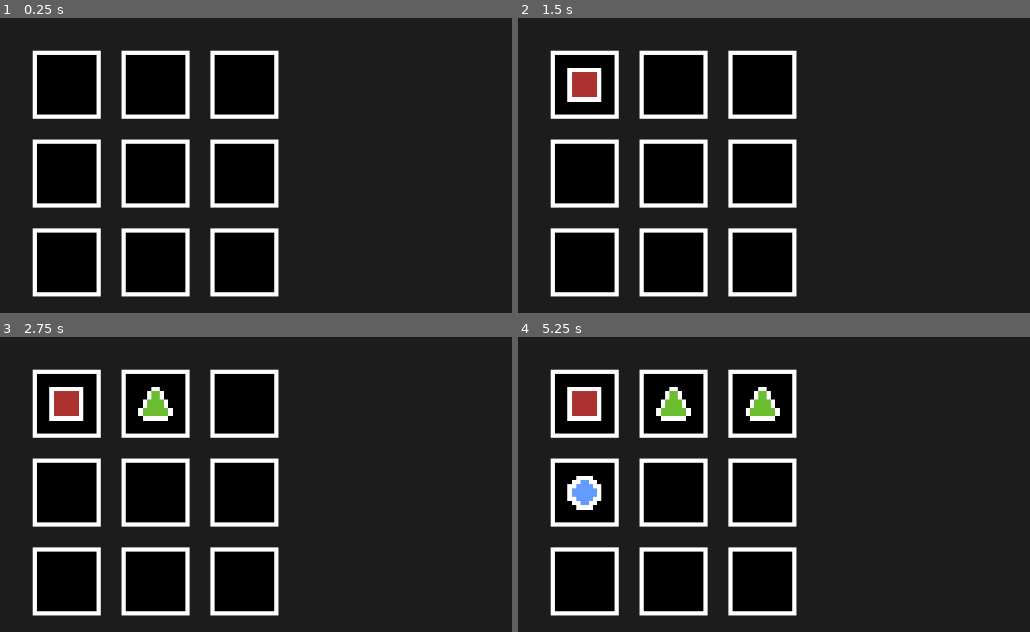
Above: before the commit, frames 1-4 (two rows, left to right).
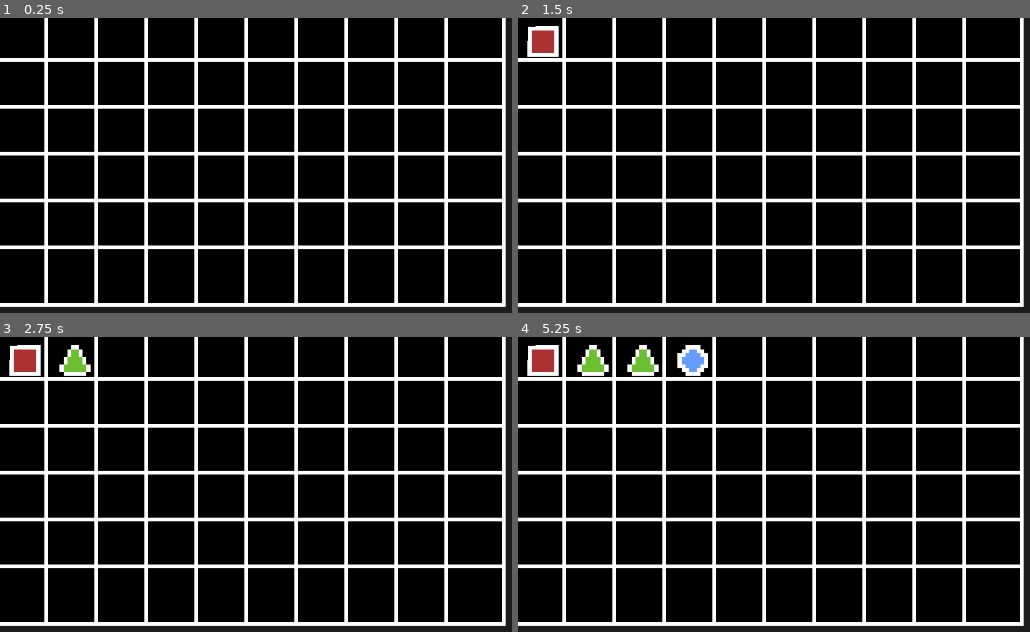
Above: after the commit, the same moments.

Repository: BirdOfAsh/grid-system
Game: Godot game, scene res://Scenes/main.tscn
Two runs of this game, one before a commit and one after it. Both use one fixed random seed, a clock stepped at 60 frames per second and the inputs below.
Inputs (mouse positions are in pixels of both pictures, inside the frame that each line leads up to):
- Up to frame 1 (0.25 s): no input
- Up to frame 2 (1.5 s): tap Enter at 0.5 s; move the mouse to (outside the picture) at 0.52 s; hold Space (CreateItem) 0.53-1.25 s; click (outside the picture) at 0.67 s; drag from (758, 265) to (584, 85) at 1.27 s
- Up to frame 3 (2.75 s): tap Enter at 2 s; move the mouse to (481, 463) at 2.02 s; hold Space (CreateItem) from 2.03 s (still down); click (481, 463) at 2.17 s
- Up to frame 4 (5.25 s): release Space (CreateItem) at 2.75 s; drag from (outside the picture) to (671, 404) at 2.77 s; tap Enter at 3.5 s; move the mouse to (outside the picture) at 3.52 s; hold Space (CreateItem) 3.53-4.25 s; click (outside the picture) at 3.67 s; drag from (676, 493) to (584, 404) at 4.27 s; move the mouse to (958, 561) at 5.02 s; hold Space (CreateItem) from 5.03 s (still down); click (958, 561) at 5.17 s

The runs differ from the first frame. In frame 1, 79% of the frame differs, in the area x 0-99%, y 0-98%; in frame 2, 80%; in frame 3, 80%; in frame 4, 81%.

Commit message:
Refactored most of the code
You can now adjust how many grids are in the inventory as an export variable.

Diff:
--- /dev/null
+++ b/Scenes/grid.tscn
@@ -0,0 +1,18 @@
+[gd_scene load_steps=4 format=3 uid="uid://bel0iofhto3qt"]
+
+[ext_resource type="Script" path="res://Scripts/grid.gd" id="1_0ggwv"]
+[ext_resource type="Texture2D" uid="uid://bb4wbq3xw55rn" path="res://Grid.png" id="1_k41ff"]
+
+[sub_resource type="RectangleShape2D" id="RectangleShape2D_p7q6s"]
+
+[node name="Grid" type="Area2D"]
+scale = Vector2(5, 5)
+script = ExtResource("1_0ggwv")
+
+[node name="CollisionShape2D" type="CollisionShape2D" parent="."]
+shape = SubResource("RectangleShape2D_p7q6s")
+
+[node name="Sprite2D" type="Sprite2D" parent="CollisionShape2D"]
+texture_filter = 1
+scale = Vector2(1.225, 1.225)
+texture = ExtResource("1_k41ff")
--- a/Scenes/main.tscn
+++ b/Scenes/main.tscn
@@ -1,10 +1,7 @@
-[gd_scene load_steps=5 format=3 uid="uid://d36cx2alli0m0"]
+[gd_scene load_steps=3 format=3 uid="uid://d36cx2alli0m0"]
 
 [ext_resource type="Script" path="res://Scripts/grid_parent.gd" id="1_yq1xj"]
 [ext_resource type="Script" path="res://Scripts/item_parent.gd" id="2_ghuww"]
-[ext_resource type="Texture2D" uid="uid://bb4wbq3xw55rn" path="res://Grid.png" id="5_sebpy"]
-
-[sub_resource type="RectangleShape2D" id="RectangleShape2D_p7q6s"]
 
 [node name="Node" type="Node"]
 
@@ -16,9 +13,11 @@
 
 [node name="ColorRect" type="ColorRect" parent="Control"]
 layout_mode = 1
-anchors_preset = 15
-anchor_right = 1.0
-anchor_bottom = 1.0
+anchors_preset = -1
+anchor_right = 1.111
+anchor_bottom = 1.111
+offset_right = 0.12793
+offset_bottom = 0.0719604
 grow_horizontal = 2
 grow_vertical = 2
 mouse_filter = 1
@@ -28,117 +27,12 @@
 script = ExtResource("1_yq1xj")
 gridScale = 5.0
 itemParent = NodePath("ItemParent")
+gridsPerRow = 10
+numOfRows = 6
 
 [node name="ItemParent" type="Node2D" parent="GridParent"]
 script = ExtResource("2_ghuww")
 
-[node name="Grid1" type="Area2D" parent="GridParent"]
-position = Vector2(96, 96)
-
-[node name="CollisionShape2D" type="CollisionShape2D" parent="GridParent/Grid1"]
-scale = Vector2(5, 5)
-shape = SubResource("RectangleShape2D_p7q6s")
-
-[node name="Sprite2D" type="Sprite2D" parent="GridParent/Grid1/CollisionShape2D"]
-texture_filter = 1
-scale = Vector2(1.225, 1.225)
-texture = ExtResource("5_sebpy")
-
-[node name="Grid2" type="Area2D" parent="GridParent"]
-position = Vector2(224, 96)
-
-[node name="CollisionShape2D" type="CollisionShape2D" parent="GridParent/Grid2"]
-scale = Vector2(5, 5)
-shape = SubResource("RectangleShape2D_p7q6s")
-
-[node name="Sprite2D" type="Sprite2D" parent="GridParent/Grid2/CollisionShape2D"]
-texture_filter = 1
-scale = Vector2(1.225, 1.225)
-texture = ExtResource("5_sebpy")
-
-[node name="Grid3" type="Area2D" parent="GridParent"]
-position = Vector2(352, 96)
-
-[node name="CollisionShape2D" type="CollisionShape2D" parent="GridParent/Grid3"]
-scale = Vector2(5, 5)
-shape = SubResource("RectangleShape2D_p7q6s")
-
-[node name="Sprite2D" type="Sprite2D" parent="GridParent/Grid3/CollisionShape2D"]
-texture_filter = 1
-scale = Vector2(1.225, 1.225)
-texture = ExtResource("5_sebpy")
-
-[node name="Grid4" type="Area2D" parent="GridParent"]
-position = Vector2(96, 224)
-
-[node name="CollisionShape2D" type="CollisionShape2D" parent="GridParent/Grid4"]
-scale = Vector2(5, 5)
-shape = SubResource("RectangleShape2D_p7q6s")
-
-[node name="Sprite2D" type="Sprite2D" parent="GridParent/Grid4/CollisionShape2D"]
-texture_filter = 1
-scale = Vector2(1.225, 1.225)
-texture = ExtResource("5_sebpy")
-
-[node name="Grid5" type="Area2D" parent="GridParent"]
-position = Vector2(224, 224)
-
-[node name="CollisionShape2D" type="CollisionShape2D" parent="GridParent/Grid5"]
-scale = Vector2(5, 5)
-shape = SubResource("RectangleShape2D_p7q6s")
-
-[node name="Sprite2D" type="Sprite2D" parent="GridParent/Grid5/CollisionShape2D"]
-texture_filter = 1
-scale = Vector2(1.225, 1.225)
-texture = ExtResource("5_sebpy")
-
-[node name="Grid6" type="Area2D" parent="GridParent"]
-position = Vector2(352, 224)
-
-[node name="CollisionShape2D" type="CollisionShape2D" parent="GridParent/Grid6"]
-scale = Vector2(5, 5)
-shape = SubResource("RectangleShape2D_p7q6s")
-
-[node name="Sprite2D" type="Sprite2D" parent="GridParent/Grid6/CollisionShape2D"]
-texture_filter = 1
-scale = Vector2(1.225, 1.225)
-texture = ExtResource("5_sebpy")
-
-[node name="Grid7" type="Area2D" parent="GridParent"]
-position = Vector2(96, 352)
-
-[node name="CollisionShape2D" type="CollisionShape2D" parent="GridParent/Grid7"]
-scale = Vector2(5, 5)
-shape = SubResource("RectangleShape2D_p7q6s")
-
-[node name="Sprite2D" type="Sprite2D" parent="GridParent/Grid7/CollisionShape2D"]
-texture_filter = 1
-scale = Vector2(1.225, 1.225)
-texture = ExtResource("5_sebpy")
-
-[node name="Grid8" type="Area2D" parent="GridParent"]
-position = Vector2(224, 352)
-
-[node name="CollisionShape2D" type="CollisionShape2D" parent="GridParent/Grid8"]
-scale = Vector2(5, 5)
-shape = SubResource("RectangleShape2D_p7q6s")
-
-[node name="Sprite2D" type="Sprite2D" parent="GridParent/Grid8/CollisionShape2D"]
-texture_filter = 1
-scale = Vector2(1.225, 1.225)
-texture = ExtResource("5_sebpy")
-
-[node name="Grid9" type="Area2D" parent="GridParent"]
-position = Vector2(352, 352)
-
-[node name="CollisionShape2D" type="CollisionShape2D" parent="GridParent/Grid9"]
-scale = Vector2(5, 5)
-shape = SubResource("RectangleShape2D_p7q6s")
-
-[node name="Sprite2D" type="Sprite2D" parent="GridParent/Grid9/CollisionShape2D"]
-texture_filter = 1
-scale = Vector2(1.225, 1.225)
-texture = ExtResource("5_sebpy")
-
+[connection signal="child_entered_tree" from="GridParent" to="GridParent" method="_on_child_entered_tree"]
 [connection signal="child_entered_tree" from="GridParent/ItemParent" to="GridParent" method="_on_item_parent_child_entered_tree"]
 [connection signal="child_entered_tree" from="GridParent/ItemParent" to="GridParent/ItemParent" method="_on_child_entered_tree"]
--- /dev/null
+++ b/Scripts/grid.gd
@@ -0,0 +1,2 @@
+extends Area2D
+class_name InventoryGrid
--- a/Scripts/grid_parent.gd
+++ b/Scripts/grid_parent.gd
@@ -1,9 +1,13 @@
 extends Node2D
+
 
 @export var gridScale : float
 @export var itemParent : Node2D
+@export var gridsPerRow: int
+@export var numOfRows: int
 
 @onready var itemScene = preload("res://Scenes/item.tscn")
+@onready var gridScene = preload("res://Scenes/grid.tscn")
 
 var gridPositionList: Array[Vector2] = []
 var gridBoundriesList: Array[Vector2] = []
@@ -12,18 +16,17 @@
 var inventory: Array[String] = []
 var follow: bool = false
 var index: int
-var pos: Vector2
+
 
 # Called when the node enters the scene tree for the first time.
 func _ready() -> void:
+	calculateGridLayout()
+	#sets all of the grids to the export scale variable
 	for child in get_children():
-		if child is Area2D:
-			for c in child.get_children():
-				#sets all of the grids to the export scale variable
-				if c is CollisionShape2D:
-					c.scale.x = gridScale
-					c.scale.y = gridScale
-			#get the position of each grid and put it into a list to reference where to snap to
+		if child is InventoryGrid:
+			child.scale.x = gridScale
+			child.scale.y = gridScale
+			#gets the position of each grid and puts it into a list to reference where to snap to
 			gridPositionList.append(child.position)
 			#set each inventory slot as "" to indicate a blank space
 			inventory.append("")
@@ -31,46 +34,41 @@
 	calculateBorderVector(gridPositionList,gridBoundriesList)
 	calculateBorderVector(itemPositionList,itemBoundriesList)
 
+
 #check every frame to see if an item should be following the mouse
 func _process(_delta: float) -> void:
 	followMouse(follow)
 
+
 func _input(event: InputEvent) -> void:
-	if event is InputEventMouseButton:
-		if event.button_index == MOUSE_BUTTON_LEFT:
-			if event.pressed:
-				#check to see if the mouse button has been pressed within the bounds of an item
-				for i in range (0,itemBoundriesList.size()-1,2):
-					if (isWithinBounds(itemBoundriesList,event,i)):
-						follow = true
-						index = (i/2)
-						pos = event.position
-						setOverlayItemSprite(2)
+	if event is InputEventMouseButton and event.button_index == MOUSE_BUTTON_LEFT:
+		if event.pressed:
+			#check to see if the mouse button has been pressed within the bounds of an item
+			for i in range (0,itemBoundriesList.size()-1,2):
+				if (isWithinBounds(itemBoundriesList,event,i)):
+					follow = true
+					@warning_ignore("integer_division") index = (i/2)
+					setOverlayItemSprite(2)
 
-			else:
-				var tempIndex: int
+		else:
+			var tempIndex: float
+			#check to see if you released the mouse button while holding an item over a grid
+			if follow:
 				follow = false
-				clearItemVectors()
 				setOverlayItemSprite(0)
-				#check to see if you released the mouse button while holding an item over a grid
 				for i in range (0,gridBoundriesList.size()-1,2):
-					if (isWithinBounds(gridBoundriesList,event,i) and (pos == event.position)):
-						pos = gridPositionList[i/2]
-						addItem(itemParent.get_child(index),(i/2))
-						tempIndex = (i/2)
+					if (isWithinBounds(gridBoundriesList,event,i)):
+						addItem(itemParent.get_child(index),(float(i)/2))
+						#tempIndex = (float(i)/2) keep for later to make swap mechanic - where the item wants to go
 						break
 				#if the item is already in the inventory but not being dragged into a grid, then snap the item back to its previous grid
 				if itemParent.get_child(index) != null:
 					for i in range(0,inventory.size()):
 						if inventory[i] == itemParent.get_child(index).name:
-							tempIndex = i
+							tempIndex = i # use for swap mechanic later - where the item actually goes back to
 					itemParent.get_child(index).position = gridPositionList[tempIndex]
 					clearItemVectors()
 
-	#update the position continuously while holding the mouse down
-	if event is InputEventMouseMotion:
-		if follow == true:
-			pos = event.position
 
 func _on_item_parent_child_entered_tree(node: Node) -> void:
 	#adds an item to the first available inventory slot
@@ -81,29 +79,34 @@
 			addItem(node,i)
 			break
 
+
 #adds an item to the inventory and snaps it to that grid
 func addItem(item,numIndex):
-	if inventory[numIndex] == "":
-		for i in range(0,inventory.size()):
-			if item.name == inventory[i]:
-				inventory[i] = ""
-		inventory[numIndex] = item.name
-		snapToGrid(item,numIndex)
-	else:
-		for i in range(0,inventory.size()):
-			if item.name == inventory[i]:
-				itemParent.get_child(index).position = gridPositionList[i]
-				clearItemVectors()
+	if item != null:
+		if inventory[numIndex] == "":
+			for i in range(0,inventory.size()):
+				if item.name == inventory[i]:
+					inventory[i] = ""
+			inventory[numIndex] = item.name
+			snapToGrid(item,numIndex)
+		else:
+			for i in range(0,inventory.size()):
+				if item.name == inventory[i]:
+					itemParent.get_child(index).position = gridPositionList[i]
+					clearItemVectors()
+
 
 #this fuction checks if the follow variable is true and sets the items position to the mouse if true
 func followMouse(isTrue):
 	if isTrue:
-		itemParent.get_child(index).position = pos
+		itemParent.get_child(index).position = get_local_mouse_position()
+
 
 #this function snaps an items position to the position of it's grid
 func snapToGrid(item,numIndex):
 	item.position = gridPositionList[numIndex]
 	clearItemVectors()
+
 
 #this function returns true or false if a specific item is in the inventory
 func isInInventory(item):
@@ -112,27 +115,37 @@
 			return true
 	return false
 
+
 func isWithinBounds(list,event,i):
 	if (event.position.x > list[i].x and event.position.y > list[i].y) and (event.position.x < list[i+1].x and event.position.y < list[i+1].y):
 		return true
 	else:
 		return false
 
+
 #instantiates an item into itemParent as a child
 func createItem():
 	itemParent.add_child(itemScene.instantiate())
 
+
+func createInventoryGrid():
+	self.add_child(gridScene.instantiate())
+
+
 func setOverlayItemSprite(layer):
-	itemParent.get_child(index).z_index = layer
+	if itemParent.get_child(index):
+		itemParent.get_child(index).z_index = layer
+
 
 #this function clears the lists for the item position and boundries and recalculates them again
 func clearItemVectors():
 	itemPositionList.clear()
 	itemBoundriesList.clear()
 	for item in itemParent.get_children():
-		if item is Area2D:
+		if item is Item:
 			itemPositionList.append(item.position)
 	calculateBorderVector(itemPositionList,itemBoundriesList)
+
 
 #this function calculates the upper and lower bounds of each Area2D and appends them to their respective lists
 func calculateBorderVector(positionList,boundryList):
@@ -144,3 +157,18 @@
 		upperBoundry = Vector2(itemPos.x + (scaleFactor), itemPos.y + (scaleFactor))
 		boundryList.append(lowerBoundry)
 		boundryList.append(upperBoundry)
+
+
+func calculateGridLayout():
+	var gridSpacingX = get_viewport().size.x / gridsPerRow
+	var gridSpacingY = get_viewport().size.y / numOfRows
+	var tempPosY: int = -gridSpacingY / 2
+	var gridIndex: int = 1
+	for i in range(0,numOfRows):
+		var tempPosX: int = -gridSpacingX / 2
+		tempPosY += gridSpacingY
+		for j in range(0,gridsPerRow):
+			tempPosX += gridSpacingX
+			createInventoryGrid()
+			get_child(gridIndex).position = Vector2(tempPosX,tempPosY)
+			gridIndex+=1
--- a/Scripts/item.gd
+++ b/Scripts/item.gd
@@ -1,11 +1,14 @@
 extends Area2D
+class_name Item
 
-@export var sprite: Texture
+@export var spriteTexture: Texture
+
+@onready var itemSprite: Sprite2D = $CollisionShape2D/ItemSprite
 
 # Called when the node enters the scene tree for the first time.
 func _ready() -> void:
-	for child in get_children():
-		if child is CollisionShape2D:
-			for c in child.get_children():
-				if c is Sprite2D:
-					c.texture = sprite
+	itemSprite.texture = spriteTexture
+
+
+func setTexture(texture: Texture):
+	spriteTexture = texture
--- a/Scripts/item_parent.gd
+++ b/Scripts/item_parent.gd
@@ -6,7 +6,7 @@
 @onready var sprite3 = preload("res://Item3.png")
 
 var spriteList: Array = []
-var itemSprite
+var itemTexture
 
 
 # Called when the node enters the scene tree for the first time.
@@ -25,5 +25,5 @@
 
 
 func _on_child_entered_tree(node: Node) -> void:
-	itemSprite = spriteList[randi_range(0,spriteList.size())-1]
-	node.sprite = itemSprite
+	itemTexture = spriteList[randi_range(0,spriteList.size())-1]
+	node.setTexture(itemTexture)
--- a/project.godot
+++ b/project.godot
@@ -19,6 +19,8 @@
 
 [display]
 
+window/size/viewport_width=1280
+window/size/viewport_height=720
 window/stretch/mode="viewport"
 mouse_cursor/custom_image="res://MouseCursor.png"
 
